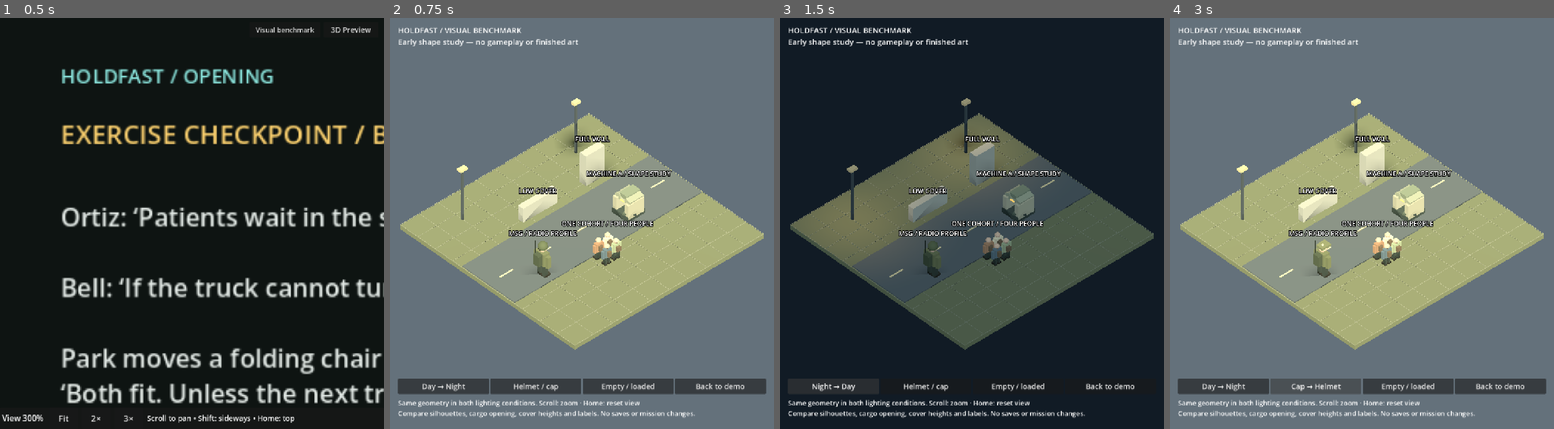
Above: before the commit, frames 1-4 (left to right).
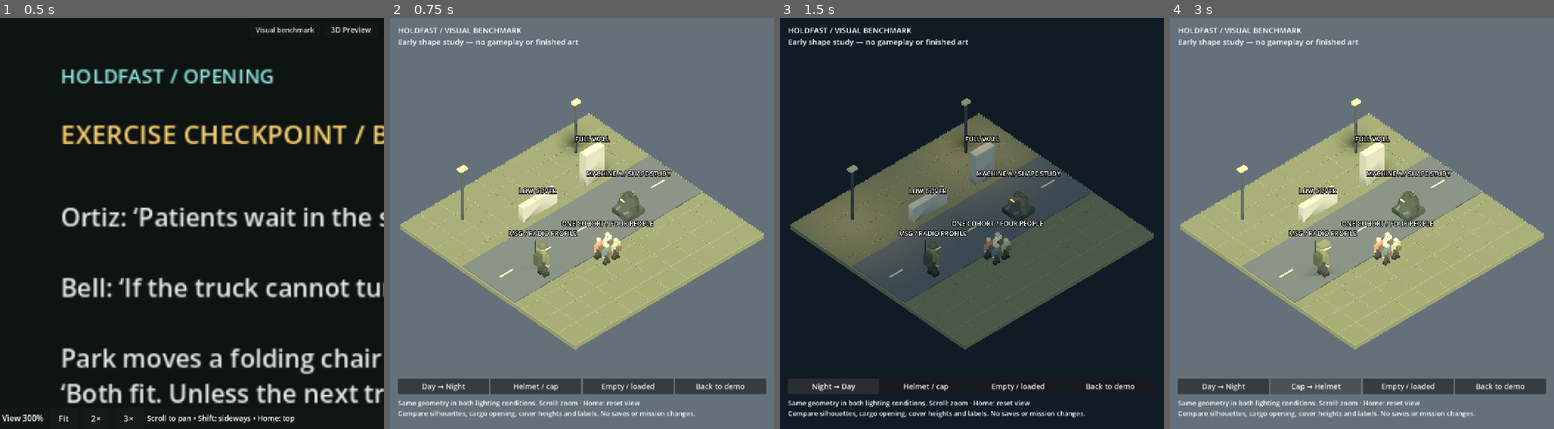
Above: after the commit, the same moments.

Repository: sgoold-shannon/HOLDFAST
Game: Godot game, scene res://farm_final.tscn
The game is run twice, just before and just after one commit, with the same random seed, the same clock (stepped at 60 frames per second) and the same inputs.
Inputs:
- Up to frame 1 (0.5 s): no input
- Up to frame 2 (0.75 s): click "Visual benchmark" at 0.5 s
- Up to frame 3 (1.5 s): click "Day → Night" at 1.25 s
- Up to frame 4 (3 s): click "Night → Day" at 2 s; click "Helmet / cap" at 2.75 s

Frame 1 is identical in both runs. In frame 2, 0.6% of the frame differs, in the area x 37-67%, y 40-64%; in frame 3, 0.6%; in frame 4, 0.6%.

Commit message:
Refine benchmark shell geometry and human proportions

Diff:
--- a/holdfast/presentation3d/visual_benchmark.gd
+++ b/holdfast/presentation3d/visual_benchmark.gd
@@ -46,18 +46,45 @@
 	l.billboard = BaseMaterial3D.BILLBOARD_ENABLED
 	l.no_depth_test = true
 	add_child(l)
+func capsule(parent: Node3D, at: Vector3, radius: float, height: float, color: String) -> MeshInstance3D:
+	var m := CapsuleMesh.new()
+	m.radius = radius
+	m.height = height
+	m.radial_segments = 12
+	m.rings = 4
+	return shape(parent,m,at,color)
 func person(at: Vector3, color: String, scale_value: float = 1.0) -> Node3D:
 	var root := Node3D.new()
 	root.position = at
 	root.scale = Vector3.ONE*scale_value
 	add_child(root)
-	for x in [-0.13,0.13]:
-		box(root,Vector3(x,0.30,0),Vector3(0.18,0.60,0.2),"39423b")
-		box(root,Vector3(x,0.05,-0.06),Vector3(0.2,0.13,0.32),"33332c")
-	box(root,Vector3(0,0.89,0),Vector3(0.48,0.60,0.28),color)
-	for x in [-0.32,0.32]: box(root,Vector3(x,0.83,0),Vector3(0.14,0.55,0.17),color)
-	sphere(root,Vector3(0,1.37,0),0.17,"bba18a")
+	for x in [-0.12,0.12]:
+		capsule(root,Vector3(x,0.47,0),0.095,0.72,"39423b")
+		box(root,Vector3(x,0.07,-0.05),Vector3(0.17,0.14,0.29),"33332c")
+	var torso := capsule(root,Vector3(0,0.98,0),0.23,0.65,color)
+	torso.scale.z = 0.65
+	box(root,Vector3(0,0.96,-0.12),Vector3(0.38,0.38,0.09),"535b48")
+	for x in [-0.28,0.28]:
+		capsule(root,Vector3(x,0.93,0),0.075,0.53,color)
+		sphere(root,Vector3(x,0.66,0),0.075,"bba18a")
+	sphere(root,Vector3(0,1.40,0),0.15,"bba18a")
 	return root
+func shell_panel(parent: Node3D, theta0: float, theta1: float, phi0: float, phi1: float, color: String) -> void:
+	var surface := SurfaceTool.new()
+	surface.begin(Mesh.PRIMITIVE_TRIANGLES)
+	for u in range(4):
+		for v in range(3):
+			var points: Array[Vector3] = []
+			for uv in [Vector2(u,v),Vector2(u+1,v),Vector2(u+1,v+1),Vector2(u,v+1)]:
+				var theta := lerpf(theta0,theta1,uv.x/4.0)
+				var phi := lerpf(phi0,phi1,uv.y/3.0)
+				points.append(Vector3(0.46*cos(phi)*sin(theta),0.20+0.85*sin(phi),-0.46*cos(phi)*cos(theta)))
+			for index in [0,2,1,0,3,2]:
+				var point: Vector3 = points[index]
+				surface.set_normal(Vector3(point.x/0.46,(point.y-0.2)/0.85,point.z/0.46).normalized())
+				surface.add_vertex(point)
+	var node := shape(parent,surface.commit(),Vector3.ZERO,color)
+	node.material_override.cull_mode = BaseMaterial3D.CULL_DISABLED
 func _ready() -> void:
 	readability = get_node_or_null("/root/Readability")
 	if readability:
@@ -96,8 +123,8 @@
 	soldier.rotation.y = -PI/2
 	box(soldier,Vector3(0,0.92,0.25),Vector3(0.32,0.5,0.23),"444d3c")
 	box(soldier,Vector3(-0.15,1.45,0.25),Vector3(0.025,0.7,0.025),"292f29")
-	helmet = sphere(soldier,Vector3(0,1.46,0),0.20,"555e45")
-	cap = box(soldier,Vector3(0,1.48,-0.04),Vector3(0.36,0.10,0.46),"6b7052")
+	helmet = sphere(soldier,Vector3(0,1.49,0),0.18,"555e45")
+	cap = box(soldier,Vector3(0,1.51,-0.04),Vector3(0.36,0.10,0.46),"6b7052")
 	cap.hide()
 	label("MSG / RADIO PROFILE",Vector3(-3,2.1,1))
 	for i in range(4):
@@ -123,14 +150,16 @@
 	machine.rotation.y = PI/2
 	add_child(machine)
 	box(machine,Vector3(0,0.15,0),Vector3(0.9,0.25,0.9),"3e4842")
-	# Layered arch leaves the front cargo opening unobstructed.
+	# Segmented dome; omit lower front panels to leave a true cargo aperture.
+	for band in range(3):
+		for sector in range(12):
+			var middle := -PI+(sector+0.5)*TAU/12.0
+			if band<2 and absf(middle)<0.85: continue
+			shell_panel(machine,-PI+sector*TAU/12.0+0.018,-PI+(sector+1)*TAU/12.0-0.018,band*PI/6.0+0.012,(band+1)*PI/6.0-0.012,["8f947e","a09d86","77856f"][(sector+band)%3])
 	for x in [-0.34,0.34]:
-		box(machine,Vector3(x,0.50,0),Vector3(0.22,0.7,0.84),"9a9983")
-		var shoulder := box(machine,Vector3(x*0.75,0.88,0.05),Vector3(0.27,0.25,0.74),"8b907a")
-		shoulder.rotation.z = -sign(x)*0.45
-	box(machine,Vector3(0,1.0,0.07),Vector3(0.42,0.2,0.7),"747e69")
-	box(machine,Vector3(0,0.60,0.37),Vector3(0.68,0.65,0.12),"898c7b")
-	box(machine,Vector3(-0.23,0.35,-0.37),Vector3(0.13,0.1,0.25),"535d50")
+		box(machine,Vector3(x,0.10,-0.27),Vector3(0.18,0.14,0.25),"454d43")
+		var tool := box(machine,Vector3(x*0.65,0.32,-0.34),Vector3(0.075,0.075,0.24),"596350")
+		tool.rotation.y = sign(x)*0.35
 	cargo = box(machine,Vector3(0,0.40,-0.10),Vector3(0.38,0.25,0.4),"737868")
 	cargo.hide()
 	machine_lamp = box(machine,Vector3(0,0.83,-0.34),Vector3(0.24,0.06,0.035),"e6bd65")
Not shown, changed: docs/presentation-plan.md
